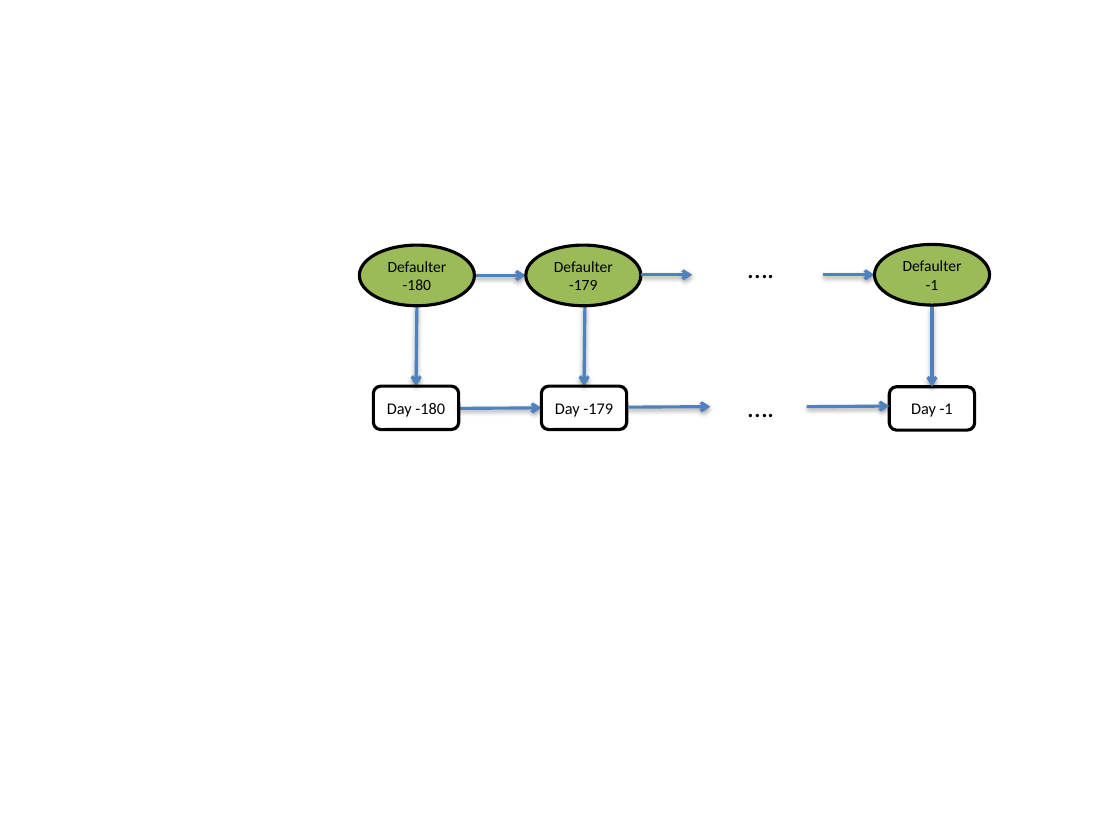
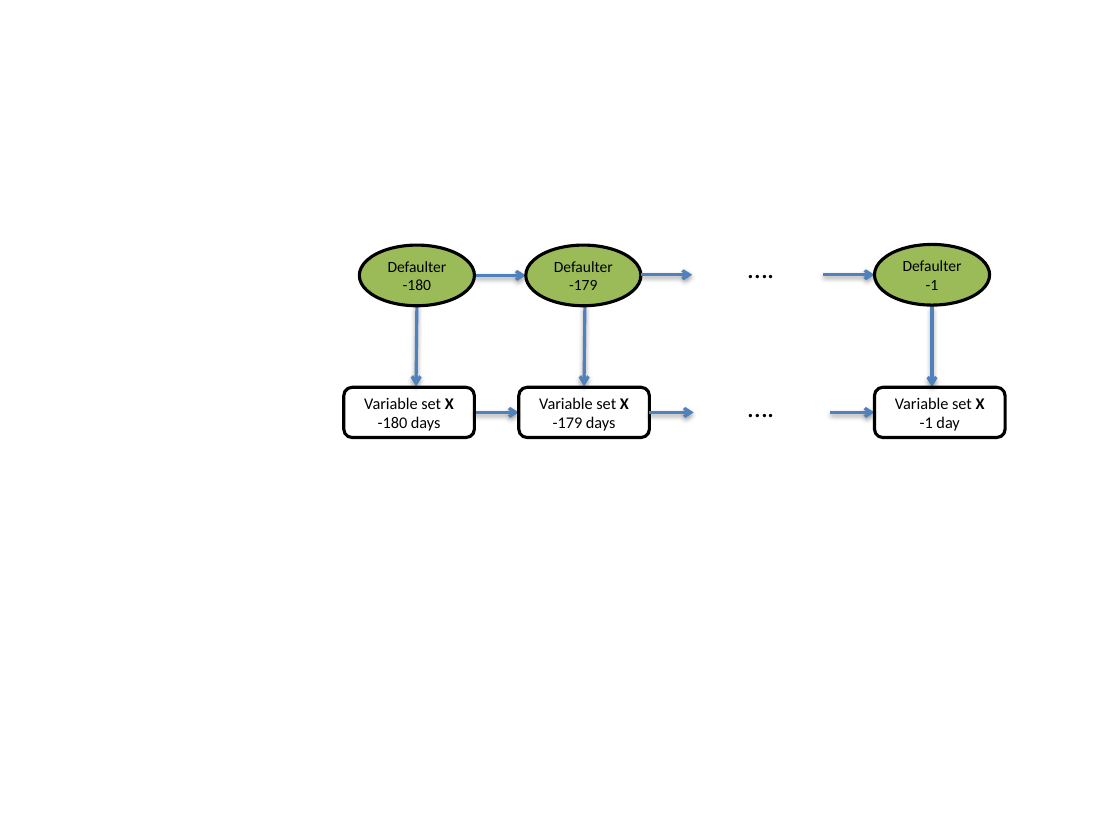
Before and after one commit to amidst/toolbox, a slide deck: slide 4 of doc/D2.1_AMIDSTModelingFramework/figures/CajaMarModelsBucket.pptx. Drawn at 1120x840 pixels with LibreOffice and Linux fonts; fonts in the diff are those of the drawing. Boxes give left, top, right and bottom in pixels: in the first picture for what was removed or moved away, otherwise in the second. Text is boxed around its words. In the diff, an @@ line names an element or a change of style, - is before the commit and + after.

```diff
--- a/doc/D2.1_AMIDSTModelingFramework/figures/CajaMarModelsBucket.pptx
+++ b/doc/D2.1_AMIDSTModelingFramework/figures/CajaMarModelsBucket.pptx
@@ rounded rectangle added at <box>344,388,475,438</box>, outline #000000 2 pt, 10.5 pt, text #000000 @@
+Variable set X -180 days
@@ rounded rectangle removed at <box>373,386,458,430</box> @@
-Day -180
@@ rounded rectangle added at <box>519,388,650,438</box>, outline #000000 2 pt, 10.5 pt, text #000000 @@
+Variable set X -179 days
@@ rounded rectangle removed at <box>541,386,626,430</box> @@
-Day -179
@@ rounded rectangle added at <box>875,388,1006,438</box>, outline #000000 2 pt, 10.5 pt, text #000000 @@
+Variable set X -1 day
@@ rounded rectangle removed at <box>889,386,974,430</box> @@
-Day -1
@@ arrow moved from (459, 409) - (541, 408) to (475, 412) - (519, 412) @@
@@ arrow moved from (628, 408) - (710, 407) to (650, 412) - (693, 412) @@
@@ arrow moved from (806, 407) - (889, 407) to (830, 412) - (875, 412) @@
```
Also in this commit, not shown: 2 other slides changed, 2 other files.
